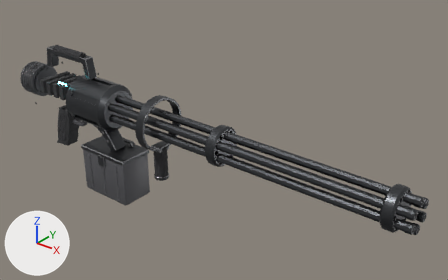
Before and after pictures for a commit that changed the glTF model neon-bay/dist-portal/crazygames/models/w_minigun.glb.
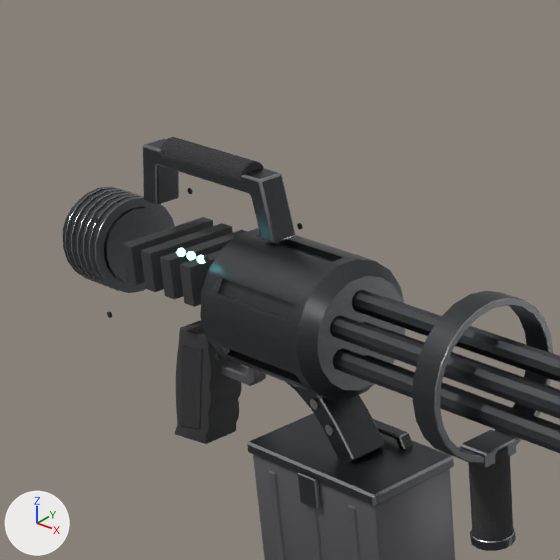
Each version is shown whole from a 50 mm lens placed at (1.185, -0.86, 0.64), pointed at (0.444, 0.066, 0.066), then close up on the part from 0% to 41% of the width and 0% to 66% of the height. The axes (+X, +Y, +Z) are drawn at lower left. The lights are the same throughout. The last two pictures show the newer version. Vertices at exactly the same position are counted once.

In view in the first close-up: 'W_minigun'.
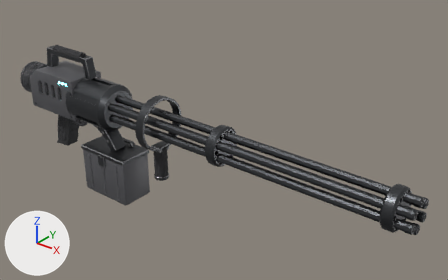
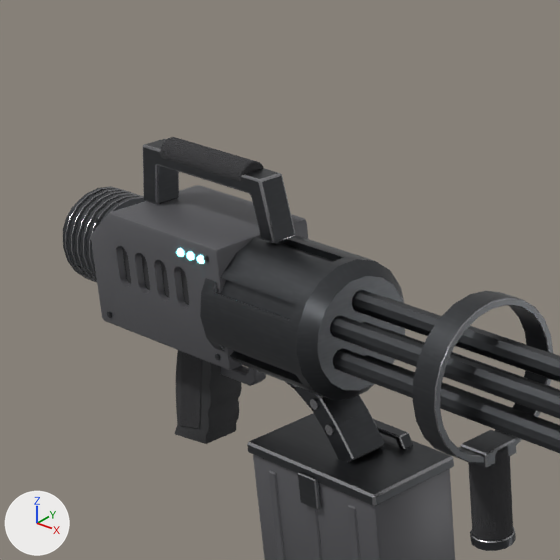
What differs and where, as boxes (x1, y1, x2, y2) in the close-ups (560 x 560 px):
part 1 of me_w_minigun, added: after (91, 185, 308, 370)

Edits to the bpy script that builds the scene:
```text
Change me_w_minigun:
    used by ob_w_minigun; location = (0.0, 0.0, 0.0)
    remove me_w_minigun.from_pydata(...)  # 3773 vertices, 7286 faces; spans x -0.134..0.903, y -0.06..0.06, z -0.128..0.202
    add me_w_minigun.from_pydata(...)  # 4068 vertices, 7872 faces; spans x -0.134..0.903, y -0.06..0.06, z -0.128..0.202
    me_w_minigun part 1: a new loose piece of 295 vertices spanning x -0.072..0.09, y -0.045..0.045, z 0.047..0.147, in mat_body
    other edits to the shape of me_w_minigun do not show in these pictures
```
